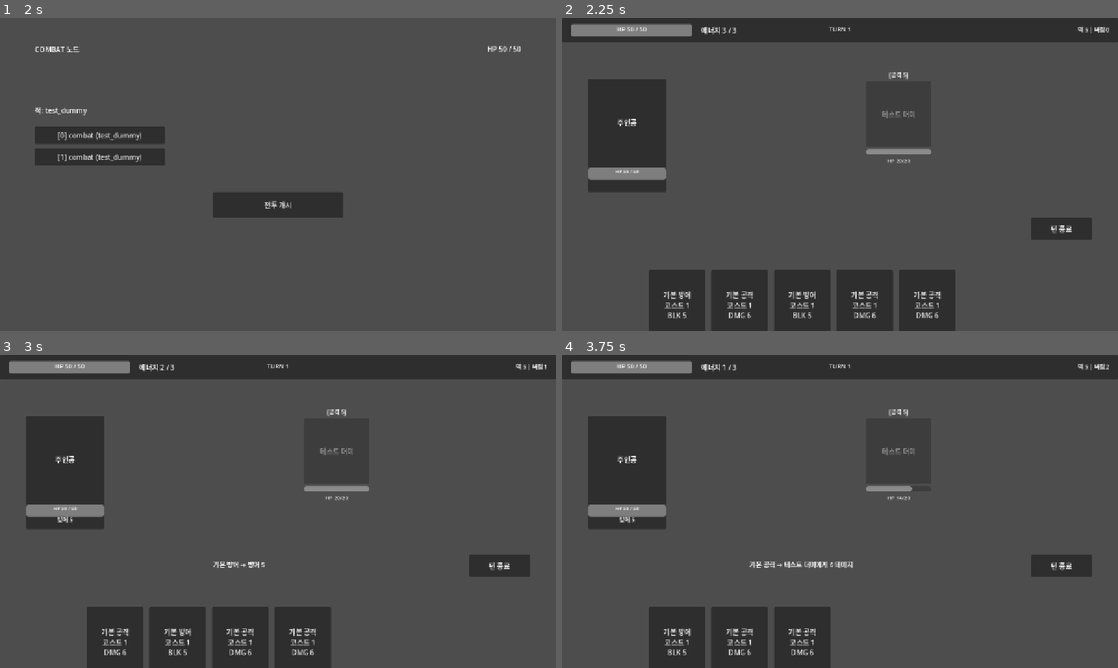
Above: before the commit, frames 1-4 (two rows, left to right).
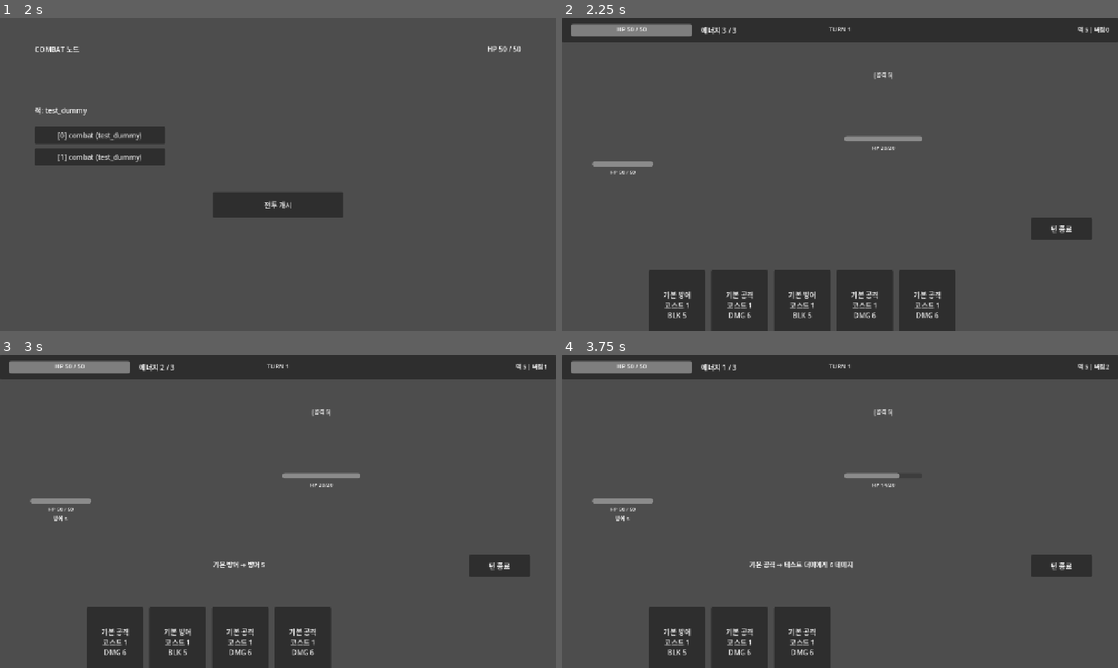
Above: after the commit, the same moments.

Repository: solitaryflyingbird/game_2026_02
Game: Godot game, scene res://main.tscn
The game is run twice, just before and just after one commit, with the same random seed, the same clock (stepped at 60 frames per second) and the same inputs. The project has no main scene, so this scene is started directly.
Inputs:
- Up to frame 1 (2 s): click "시작" at 0.5 s; click "[0] combat (test_dummy)" at 1.25 s
- Up to frame 2 (2.25 s): click "전투 개시" at 2 s
- Up to frame 3 (3 s): click "기본 방어 코스트 1 BLK 5" at 2.75 s
- Up to frame 4 (3.75 s): click "기본 공격 코스트 1 DMG 6" at 3.5 s

Frame 1 is identical in both runs. In frame 2, 5.6% of the frame differs, in the area x 4-67%, y 17-56%; in frame 3, 5.6%; in frame 4, 5.4%.

Commit message:
전투 화면 주인공 UI 통일 + 타겟 선택 조정
- player_area: Panel → Control (사각형 배경 제거)
- 주인공 HP 바: 적과 동일 스타일 (140x12, VBoxContainer)
- HP 바 위치 중심 정렬 (스프라이트와 같은 축)
- 타겟 선택: 1마리면 자동, 2마리+ 선택. 선택 중 카드 변경 지원

Co-Authored-By: Claude Opus 4.6 (1M context) <noreply@anthropic.com>

Diff:
--- a/combat_screen.gd
+++ b/combat_screen.gd
@@ -15,10 +15,14 @@
 var hud_deck_label: Label
 
 # 주인공 영역 (좌측)
-var player_area: Panel
+var player_area: Control
+var player_sprite: AnimatedSprite2D
 var player_hp_bar: ProgressBar
 var player_hp_label: Label
 var player_block_label: Label
+
+# 적 스프라이트 텍스처
+var enemy_textures: Array = []
 
 # 적 영역 (우측)
 var enemy_container: HBoxContainer
@@ -99,48 +103,62 @@
     hud_panel.add_child(hud_deck_label)
 
 func _build_player_area():
-    # 주인공 영역 (좌측)
-    player_area = Panel.new()
-    player_area.position = Vector2(60, 140)
-    player_area.size = Vector2(180, 260)
+    # 주인공 영역 (좌측) — Panel 없이 직접 배치
+    player_area = Control.new()
+    player_area.position = Vector2(40, 120)
+    player_area.size = Vector2(200, 300)
     add_child(player_area)
 
-    var placeholder = Label.new()
-    placeholder.text = "주인공"
-    placeholder.position = Vector2(0, 0)
-    placeholder.size = Vector2(180, 200)
-    placeholder.horizontal_alignment = HORIZONTAL_ALIGNMENT_CENTER
-    placeholder.vertical_alignment = VERTICAL_ALIGNMENT_CENTER
-    player_area.add_child(placeholder)
-
-    # 주인공 하단 HP 바
+    # AnimatedSprite2D로 idle 4프레임
+    player_sprite = AnimatedSprite2D.new()
+    var frames = SpriteFrames.new()
+    frames.add_animation("idle")
+    frames.set_animation_speed("idle", 4)
+    frames.set_animation_loop("idle", true)
+    for i in range(4):
+        var tex = load("res://에셋/배틀 리소스/주인공/frame_%d.png" % i)
+        frames.add_frame("idle", tex)
+    player_sprite.sprite_frames = frames
+    player_sprite.animation = "idle"
+    player_sprite.autoplay = "idle"
+    player_sprite.position = Vector2(100, 100)
+    player_sprite.scale = Vector2(0.38, 0.38)
+    player_area.add_child(player_sprite)
+
+    # HP 바 (적과 동일한 custom_minimum_size 방식)
+    var hp_container = VBoxContainer.new()
+    hp_container.position = Vector2(30, 210)
+    hp_container.add_theme_constant_override("separation", 4)
+    player_area.add_child(hp_container)
+
     player_hp_bar = ProgressBar.new()
-    player_hp_bar.position = Vector2(0, 205)
-    player_hp_bar.size = Vector2(180, 18)
+    player_hp_bar.custom_minimum_size = Vector2(140, 12)
     player_hp_bar.max_value = 50
     player_hp_bar.value = 50
     player_hp_bar.show_percentage = false
-    player_area.add_child(player_hp_bar)
+    hp_container.add_child(player_hp_bar)
 
     player_hp_label = Label.new()
-    player_hp_label.position = Vector2(0, 205)
-    player_hp_label.size = Vector2(180, 18)
     player_hp_label.horizontal_alignment = HORIZONTAL_ALIGNMENT_CENTER
-    player_hp_label.add_theme_font_size_override("font_size", 11)
-    player_area.add_child(player_hp_label)
+    player_hp_label.add_theme_font_size_override("font_size", 12)
+    hp_container.add_child(player_hp_label)
 
     player_block_label = Label.new()
-    player_block_label.position = Vector2(0, 228)
-    player_block_label.size = Vector2(180, 24)
     player_block_label.horizontal_alignment = HORIZONTAL_ALIGNMENT_CENTER
-    player_block_label.add_theme_font_size_override("font_size", 13)
-    player_area.add_child(player_block_label)
+    player_block_label.add_theme_font_size_override("font_size", 12)
+    hp_container.add_child(player_block_label)
 
 func _build_enemy_area():
     enemy_container = HBoxContainer.new()
-    enemy_container.position = Vector2(700, 120)
+    enemy_container.position = Vector2(650, 120)
     enemy_container.add_theme_constant_override("separation", 24)
     add_child(enemy_container)
+
+    # 적 텍스처 로드
+    enemy_textures = [
+        load("res://에셋/배틀 리소스/예시 적/1.png"),
+        load("res://에셋/배틀 리소스/예시 적/2.png"),
+    ]
 
 func _build_hand_area():
     hand_container = HBoxContainer.new()
@@ -233,17 +251,44 @@
             intent_label.text = ""
         panel.add_child(intent_label)
 
-        # 적 스프라이트 자리 (버튼으로 — 클릭 가능)
+        # 적 스프라이트 + 클릭 영역
+        var sprite_container = Control.new()
+        sprite_container.custom_minimum_size = Vector2(180, 120)
+
+        # 스프라이트 이미지
+        var tex_rect = TextureRect.new()
+        if enemy_textures.size() > 0:
+            tex_rect.texture = enemy_textures[0]
+        tex_rect.expand_mode = 1
+        tex_rect.stretch_mode = 5
+        tex_rect.size = Vector2(180, 112)
+        if e["hp"] <= 0:
+            tex_rect.modulate = Color(0.3, 0.3, 0.3, 0.5)
+        sprite_container.add_child(tex_rect)
+
+        # 클릭 가능 투명 버튼 (스프라이트 위에)
         var sprite_btn = Button.new()
-        sprite_btn.custom_minimum_size = Vector2(140, 150)
+        sprite_btn.flat = true
+        sprite_btn.size = Vector2(180, 112)
+        sprite_btn.mouse_filter = Control.MOUSE_FILTER_STOP
         if e["hp"] <= 0:
-            sprite_btn.text = "%s\n[사망]" % e["name"]
             sprite_btn.disabled = true
         else:
-            sprite_btn.text = e["name"]
             sprite_btn.disabled = not waiting_for_target
             sprite_btn.pressed.connect(_on_enemy_clicked.bind(i))
-        panel.add_child(sprite_btn)
+        sprite_container.add_child(sprite_btn)
+
+        # 사망 라벨
+        if e["hp"] <= 0:
+            var dead_label = Label.new()
+            dead_label.text = "사망"
+            dead_label.size = Vector2(180, 112)
+            dead_label.horizontal_alignment = HORIZONTAL_ALIGNMENT_CENTER
+            dead_label.vertical_alignment = VERTICAL_ALIGNMENT_CENTER
+            dead_label.add_theme_font_size_override("font_size", 20)
+            sprite_container.add_child(dead_label)
+
+        panel.add_child(sprite_container)
 
         # HP 바
         var hp_bar = ProgressBar.new()
@@ -302,6 +347,16 @@
 
 func _on_card_clicked(hand_index: int):
     if waiting_for_target:
+        pending_card_index = hand_index
+        var stats = GameData.get_card_stats(BattleManager.hand[hand_index])
+        if stats["type"] != "ATTACK":
+            waiting_for_target = false
+            pending_card_index = -1
+            log_label.text = ""
+            _execute_card(hand_index, -1)
+        else:
+            log_label.text = "공격 대상을 선택하세요"
+            _refresh_hand()
         return
 
     var card_inst = BattleManager.hand[hand_index]
